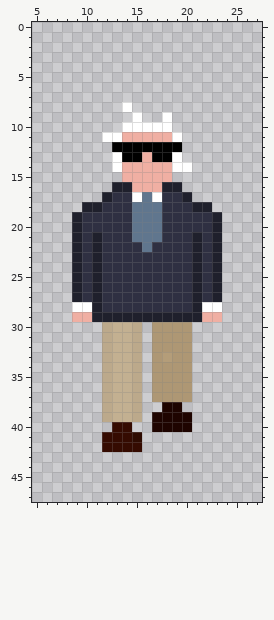
A pixel-art sprite gets an edit: sprites/congresssan/South/frame2.png. The first picture shows the starting point.
The file is 32x48 pixels. Colours within 5 levels of each other are drawn and written as one. Shown: x 5..27, y 0..47.
And afterwards:
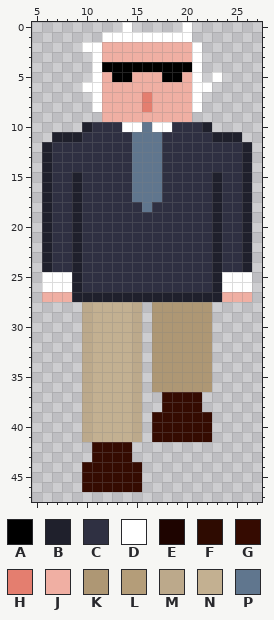
Palette (. is transparent): A #000000  B #1f202c  C #2f3042  D #ffffff  E #1e0400  F #2e0b01  G #350b01  H #e47e6f  J #f0afa3  K #ae9774  L #b49d79  M #bca98b  N #c3b091  P #60768e
Diff:
y 0: x 14 . -> D; x 20 . -> D
y 1: x 12..20 ......... -> DDDDDDDDD
y 2: x 10..21 ............ -> DDJJJJJJJJJD
y 3: x 11..21 ........... -> DJJJJJJJJJD
y 4: x 11..21 ........... -> DAAAAAAAAAD
y 5: x 11..21 ........... -> DJAAJJJAAJD; x 23 . -> D
y 6: x 10..22 ............. -> DDJJJJJJJJJDD
y 7: x 11..21 ........... -> DJJJJHJJJJD
y 8: x 11..21 ...D....... -> DJJJJHJJJJD
y 9: x 12..20 ...D..D.. -> JJJJJJJJJ
y 10: x 10..13 .... -> BCCC; x 16 D -> P; x 19..22 .... -> CCCB
y 11: x 7..25 .....DDJJJJJD...... -> BBBCCCCCPPPCCCCCBBB
y 12: x 6..26 .......AAAAAAA....... -> BCCCCCCCCPPPCCCCCCCCB
y 13: x 6..26 .......DAAJAAD....... -> BCCCCCCCCPPPCCCCCCCCB
y 14: x 6..26 .......DJJJJJDD...... -> BCCCCCCCCPPPCCCCCCCCB
y 15: x 6..26 ........JJJJJ........ -> BCCBCCCCCPPPCCCCCBCCB
y 16: x 6..26 .......BBJJJBB....... -> BCCBCCCCCPPPCCCCCBCCB
y 17: x 6..12 ......B -> BCCBCCC; x 15 D -> P; x 17 D -> P; x 20..26 B...... -> CCCBCCB
y 18: x 6..11 ....BB -> BCCBCC; x 15 P -> C; x 17 P -> C; x 21..26 BB.... -> CCBCCB
y 19..20: x 6..8 ... -> BCC; x 15..17 PPP -> CCC; x 24..26 ... -> CCB
y 21: x 6..8 ... -> BCC; x 11 B -> C; x 15..17 PPP -> CCC; x 21 B -> C; x 24..26 ... -> CCB
y 22: x 6..8 ... -> BCC; x 11 B -> C; x 16 P -> C; x 21 B -> C; x 24..26 ... -> CCB
y 23..24: x 6..8 ... -> BCC; x 11 B -> C; x 21 B -> C; x 24..26 ... -> CCB
y 25..26: x 6..8 ... -> DDD; x 11 B -> C; x 21 B -> C; x 24..26 ... -> DDD
y 27: x 6..8 ... -> JJJ; x 10 C -> B; x 12..20 CCCCCCCCC -> BBBBBBBBB; x 22 C -> B; x 24..26 ... -> JJJ
y 28: x 9..23 DDBCCCCCCCCCBDD -> .MNNNNM.KKKKKK.
y 29: x 9..23 JJBBBBBBBBBBBJJ -> .MNNNNM.KKKKKK.
y 30..32: x 10..12 ..M -> MNN; x 21..22 .. -> KK
y 33: x 10..12 ..M -> MNN; x 18 L -> K; x 21..22 .. -> KK
y 34..36: x 10..12 ..M -> MNN; x 21..22 .. -> KK
y 37: x 10..12 ..M -> MNN; x 17..21 KKKK. -> .GGGG
y 38: x 10..12 ..M -> MNN; x 18..21 EE.. -> GGGG
y 39: x 10..12 ..M -> MNN; x 17..22 EEEE.. -> GGGGGG
y 40: x 10..15 ...GG. -> MNNNNM; x 17..22 EEEE.. -> GGGGGG
y 41: x 10..15 ..GGGF -> MNNNNM; x 17..22 ...... -> GGGGGG
y 42: x 11 . -> G; x 15 G -> .
y 43: x 11..14 .... -> GGGG
y 44..46: x 10..15 ...... -> GGGGGG
